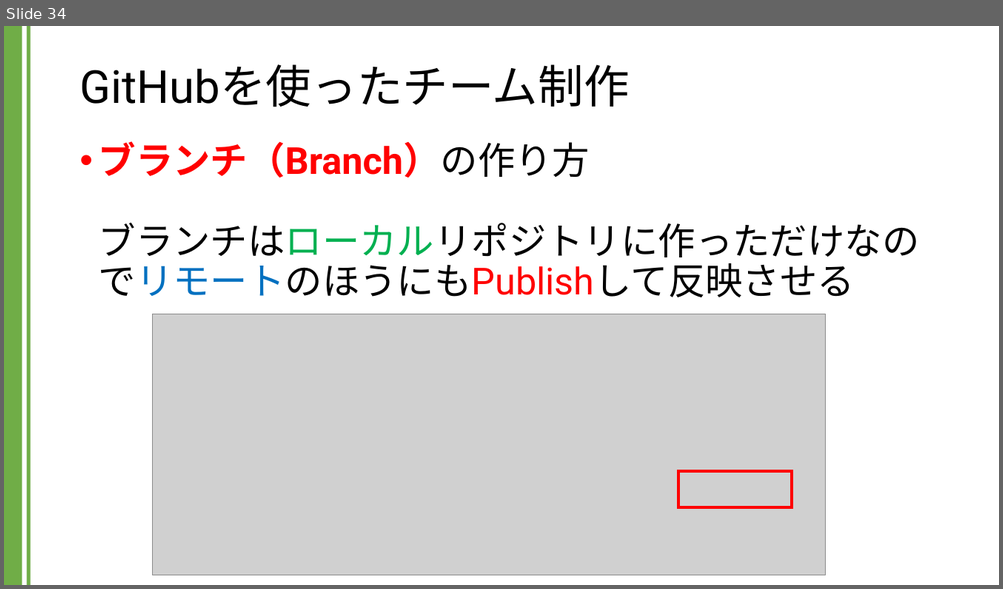
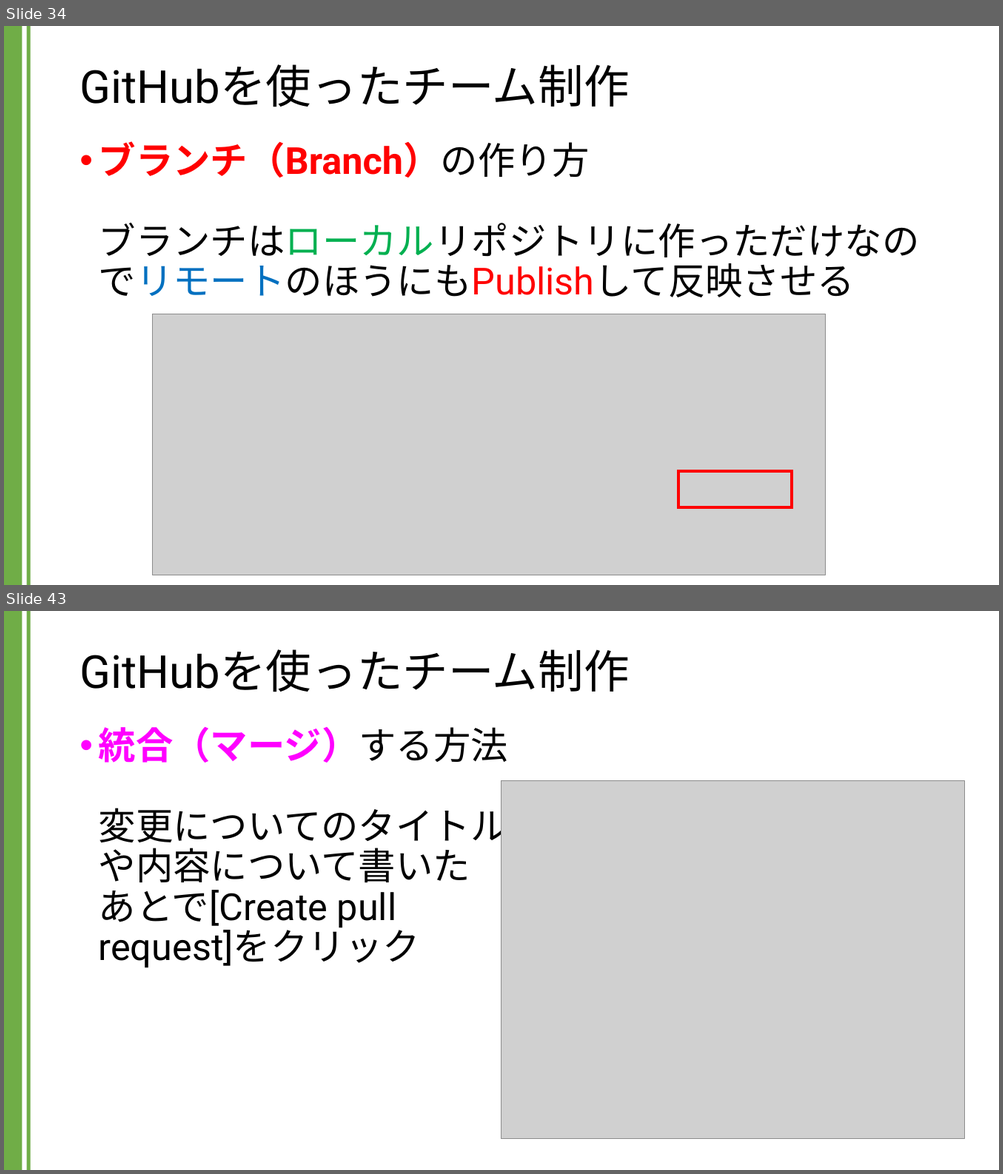
Before and after one commit to kic-murata/cpp2024, a slide deck: 授業資料/GitHubを用いたチーム制作.pptx. Shown one above the other, each under a label of ours: slide 34 before the commit, slides 34 and 43 after it; the slides between them are not shown. The pictures are 1003x589 and 1003x1174 pixels, drawn with LibreOffice and Linux fonts; fonts in the diff are those of the drawing; grey boxes stand for pictures. Boxes give left, top, right and bottom in pixels: in the first picture for what was removed or moved away, otherwise in the second. Text is boxed around its words. In the diff, an @@ line names an element or a change of style, - is before the commit and + after.

```diff
--- a/授業資料/GitHubを用いたチーム制作.pptx
+++ b/授業資料/GitHubを用いたチーム制作.pptx
@@ slide 43 added at bbox=[4, 611, 999, 1170], background #FFFFFF; not listed: 2 template elements that a slide beside it also shows @@
@@ title added at bbox=[79, 649, 629, 692], 44 pt, text #000000 @@
+GitHubを使ったチーム制作
@@ text added at bbox=[99, 726, 508, 968], 36 pt, text #000000 @@
+• 統合（マージ）する方法
+  変更についてのタイトル
+  や内容について書いた
+  あとで[Create pull
+  request]をクリック
@@ picture added at bbox=[501, 780, 965, 1139] @@
```
Also in this commit, not shown: 1 slide changed, 8 other slides added.
